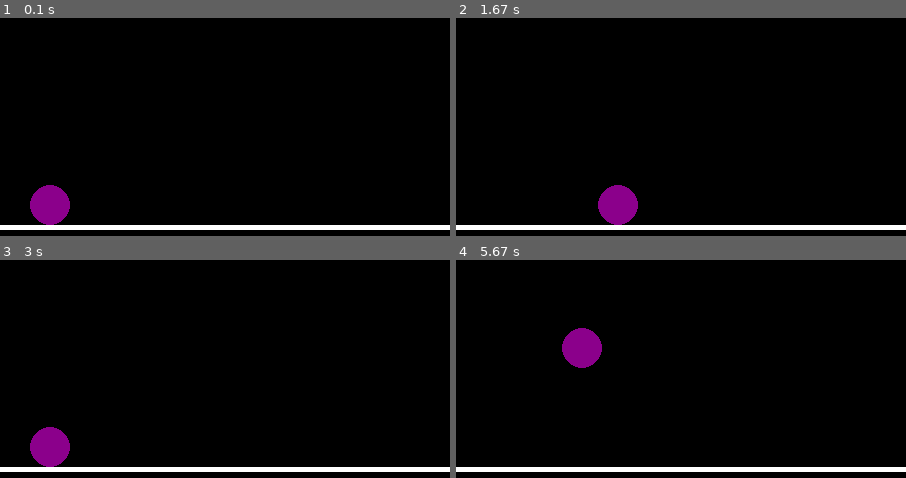
Above: before the commit, frames 1-4 (two rows, left to right).
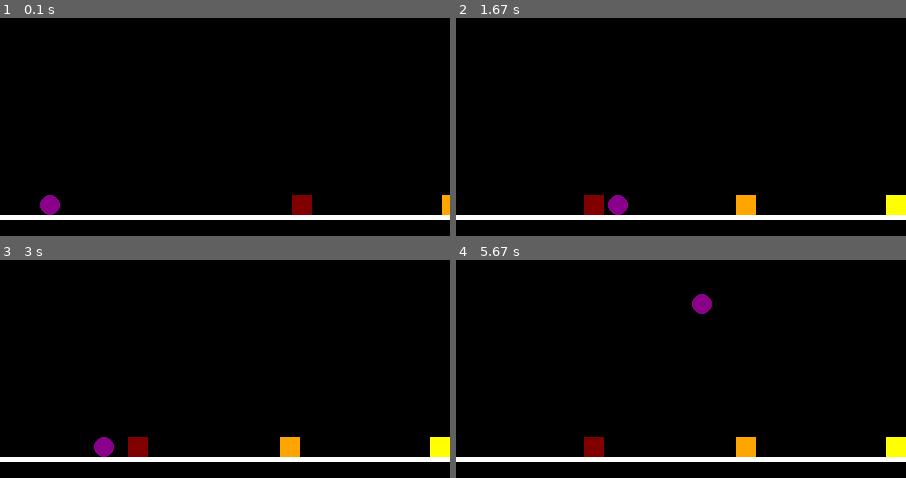
Above: after the commit, the same moments.

Repository: Al3x1sCS/PyGameTests
Game: pygame game, started from PyGameTests.py
The game is run twice, just before and just after one commit, with the same random seed, the same clock (stepped at 60 frames per second) and the same inputs.
Inputs:
- Up to frame 1 (0.1 s): no input
- Up to frame 2 (1.67 s): hold D 0.33-0.8 s; hold W 0.83-1.13 s; hold D 1.17-1.63 s
- Up to frame 3 (3 s): hold A 1.67-2.2 s; hold S 2.23-2.53 s; hold A 2.57-2.97 s
- Up to frame 4 (5.67 s): hold W 3-3.37 s; hold D 3.4-4.03 s; hold S 4.07-4.43 s; hold A 4.47-4.93 s; hold D 4.97-5.43 s; hold W from 5.47 s (still down)

The runs differ from the first frame. In frame 1, 5.9% of the frame differs, in the area x 0-100%, y 76-98%; in frame 2, 6.5%; in frame 3, 7.2%; in frame 4, 7.4%, in the area x 0-100%, y 15-98%.

Commit message:
Feat: Adicionando obstaculos. Foram adicionados obstaculos que se movem e reaparecem em posições aleatorias.
- Se o jogador colidir com algum obstaculo
o jogo para, mas ainda não reinicia.

Diff:
--- a/PyGameTests.py
+++ b/PyGameTests.py
@@ -1,3 +1,5 @@
+import random
+
 import pygame
 import Utils.Colors
 from pygame import *
@@ -24,14 +26,20 @@
 y_change = 0
 x_change = 0
 gravity = 1
+obstacles = [300, 450, 600]
+obstacles_speed = 2
+active = True
 
 # Mark: Loop Principal
 # Enquanto o jogo estiver rodando
 while running:
     timer.tick(fps)
     screen.fill(background)
-    floor = pygame.draw.rect(screen, Utils.Colors.white, [0, 220, WIDTH, 5])
-    player = pygame.draw.circle(screen, Utils.Colors.darkmagenta, [player_x, player_y], 20)
+    floor = pygame.draw.rect(screen, Utils.Colors.white, [0, 210, WIDTH, 5])
+    player = pygame.draw.circle(screen, Utils.Colors.darkmagenta, [player_x, player_y], 10)
+    obstacle0 = pygame.draw.rect(screen, Utils.Colors.red, [obstacles[0], 190, 20, 20])
+    obstacle1 = pygame.draw.rect(screen, Utils.Colors.orange, [obstacles[1], 190, 20, 20])
+    obstacle2 = pygame.draw.rect(screen, Utils.Colors.yellow, [obstacles[2], 190, 20, 20])
     # PARA cada evento no jogo testa se uma tecla está sendo pressionada ou não.
     for event in pygame.event.get():
         if event.type == QUIT:
@@ -42,13 +50,13 @@
         # Teclas A, W, S, D
         if event.type == pygame.KEYDOWN:
             if event.key == pygame.K_w and y_change == 0:
-                y_change = 14
+                y_change = 18
             if event.key == pygame.K_d:
                 x_change = 2
             if event.key == pygame.K_a:
                 x_change = -2
             if event.key == pygame.K_s:
-                x_change = 0
+                x_change = 3
         # SE a tecla não estiver pressionada o movimento sera nulo.
         if event.type == pygame.KEYUP:
             if event.key == pygame.K_d:
@@ -57,6 +65,16 @@
                 x_change = 0
             if event.key == pygame.K_s:
                 x_change = 0
+
+    for i in range(len(obstacles)):
+        if active:
+            obstacles[i] -= obstacles_speed
+            if obstacles[i] < -20:
+                obstacles[i] = random.randint(470, 570)
+                score += 1
+            if player.colliderect(obstacle0) or player.colliderect(obstacle1) or player.colliderect(obstacle2):
+                active = False
+
     # X
     # Se certifica que o jogador esta dentro da tela no eixo X
     if 0 <= player_x <= 430:
--- a/Utils/Colors.py
+++ b/Utils/Colors.py
@@ -6,5 +6,7 @@
 carbon = (47, 79, 79)
 green = (0, 100, 00)
 indigo = (75, 0, 130)
+orange = (255, 165, 0)
 red = (128, 0, 0)
+yellow = (255, 255, 0)
 white = (255, 255, 255)
